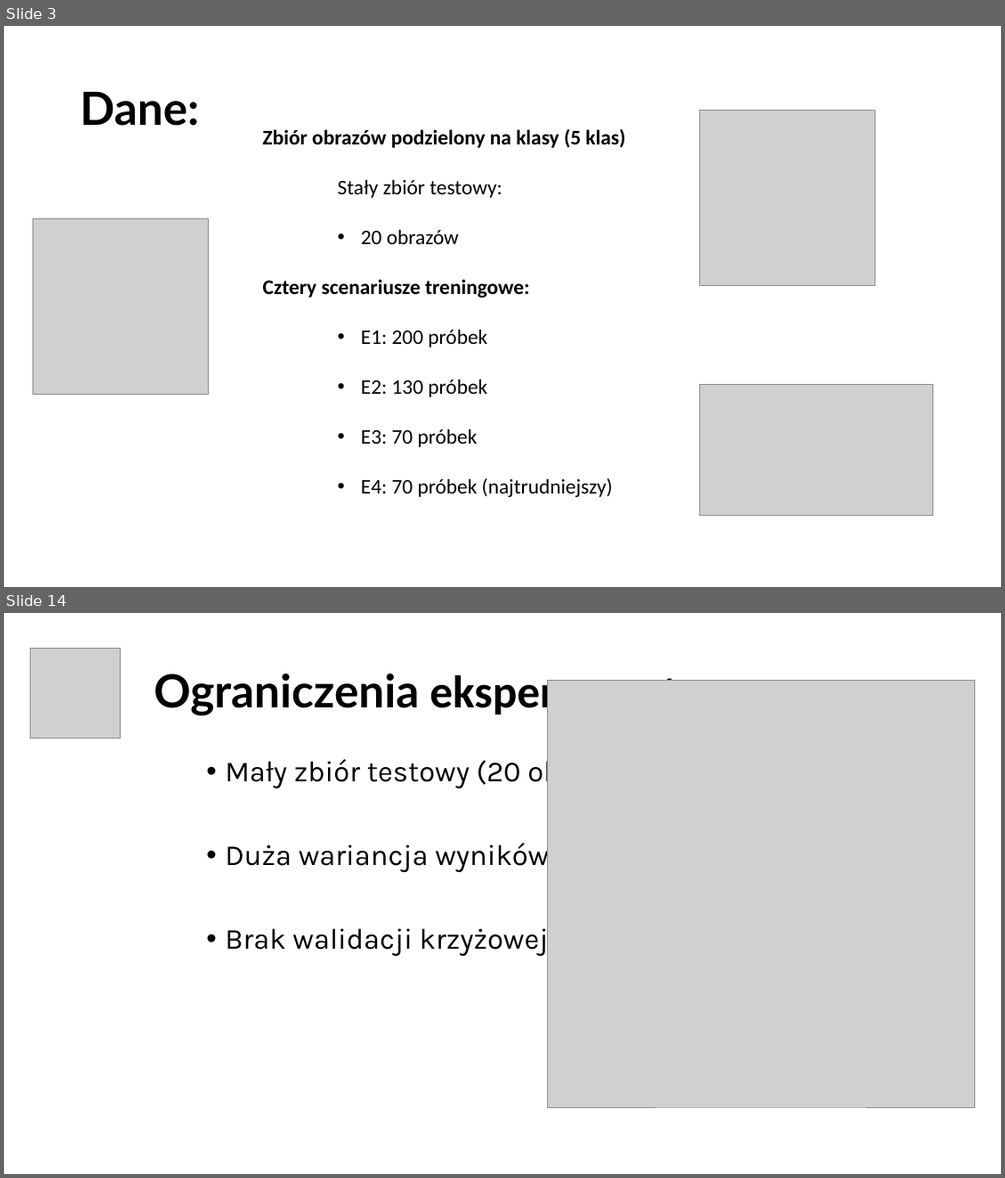
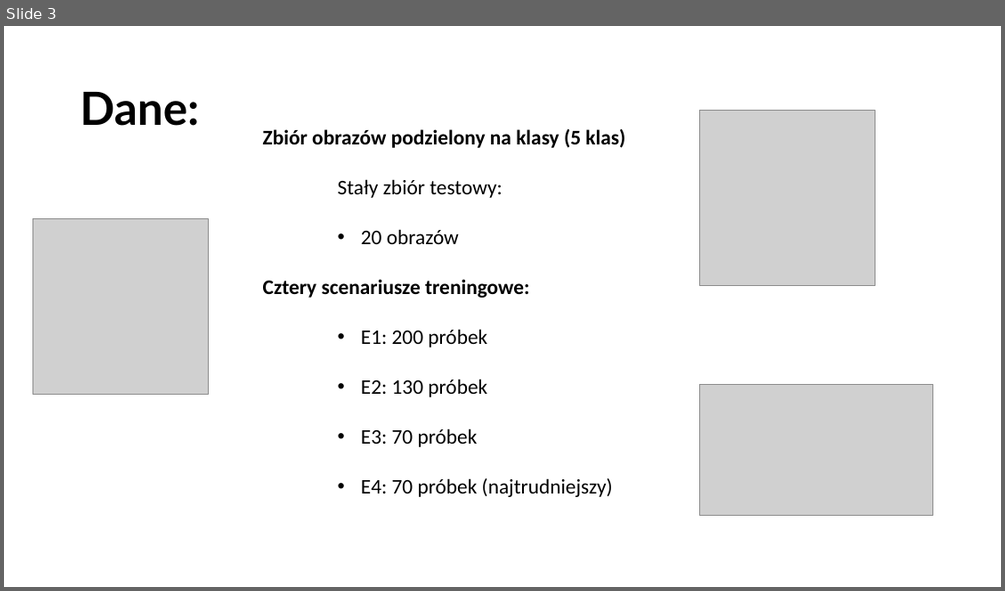
Before and after one commit to orhis/widzenie, a slide deck: Porównanie skuteczności lekkich sieci CNN w zadaniu klasyfikacji.pptx. Shown one above the other, each under a label of ours: slides 3 and 14 before the commit, slide 3 after it; the slides between them are not shown. The pictures are 1005x1178 and 1005x591 pixels, drawn with LibreOffice and Linux fonts; fonts in the diff are those of the drawing; grey boxes stand for pictures. Boxes give left, top, right and bottom in pixels: in the first picture for what was removed or moved away, otherwise in the second. Text is boxed around its words. In the diff, an @@ line names an element or a change of style, - is before the commit and + after.

```diff
--- a/Porównanie skuteczności lekkich sieci CNN w zadaniu klasyfikacji.pptx
+++ b/Porównanie skuteczności lekkich sieci CNN w zadaniu klasyfikacji.pptx
@@ slide 14 removed at (x1=4, y1=613, x2=1001, y2=1174), background #FFFFFF @@
@@ picture removed at (x1=31, y1=648, x2=121, y2=738) @@
@@ title removed at (x1=154, y1=669, x2=702, y2=718) @@
-Ograniczenia eksperymentu
@@ picture removed at (x1=547, y1=680, x2=974, y2=1107) @@
@@ text removed at (x1=225, y1=755, x2=647, y2=957) @@
-• Mały zbiór testowy (20 obrazów)
-• Duża wariancja wyników
-• Brak walidacji krzyżowej
```
Also in this commit, not shown: 2 slides changed, 1 slide added, 1 other slide removed.
